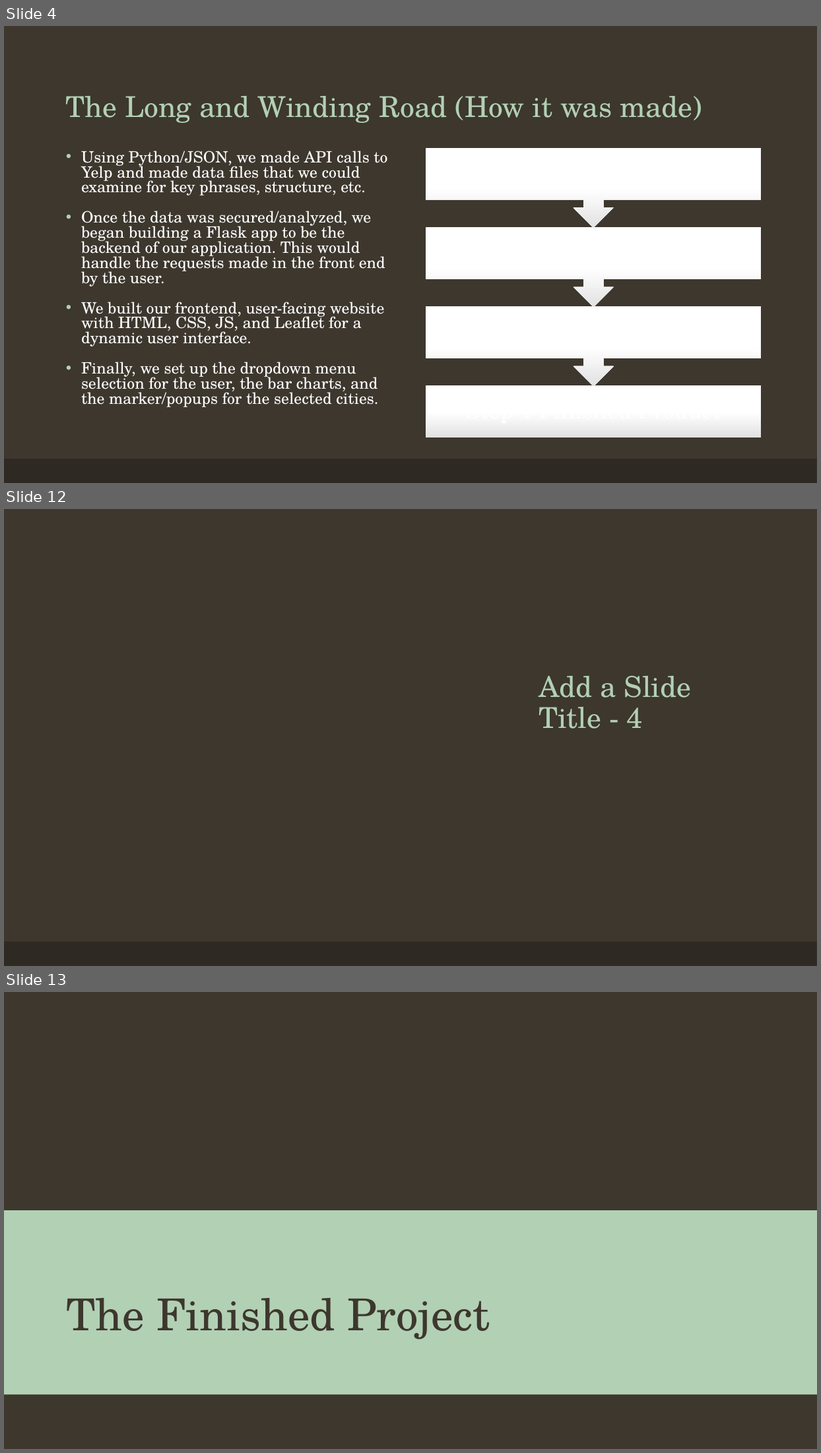
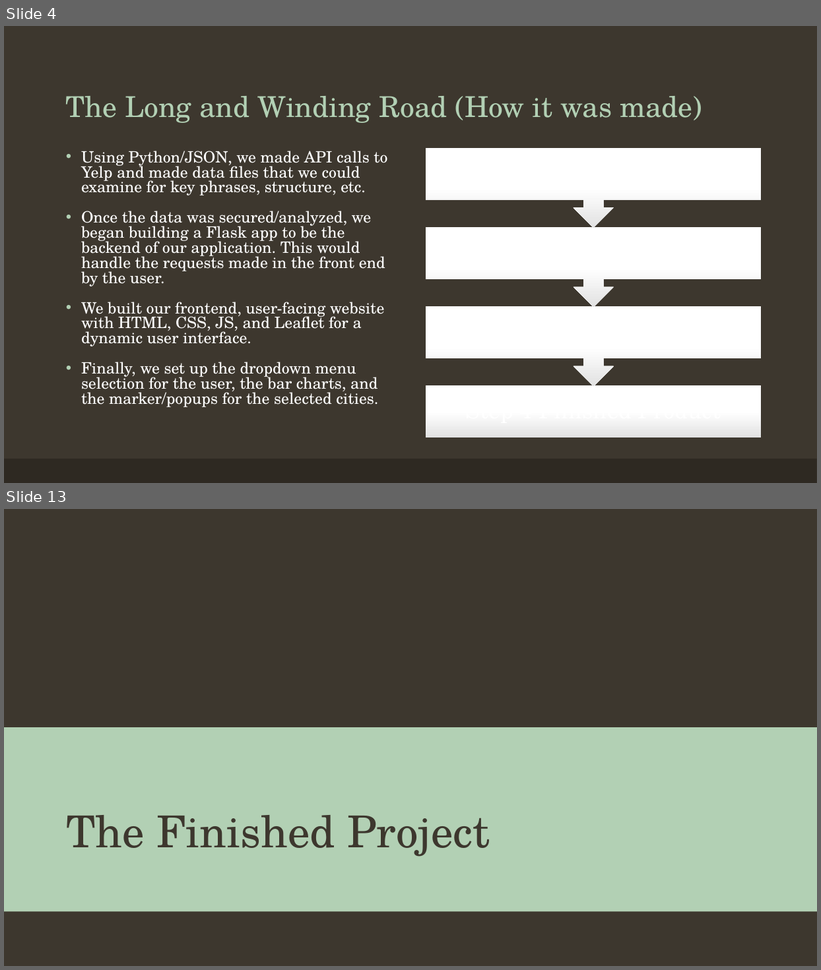
Before and after one commit to hannahdoby/project-3, a slide deck: YelpForTravelHelp.pptx. Shown one above the other, each under a label of ours: slides 4, 12 and 13 before the commit, slides 4 and 13 after it; the slides between them are not shown. The pictures are 821x1453 and 821x970 pixels, drawn with LibreOffice and Linux fonts; fonts in the diff are those of the drawing; background and template pictures are left out. Boxes give left, top, right and bottom in pixels: in the first picture for what was removed or moved away, otherwise in the second. Text is boxed around its words. In the diff, an @@ line names an element or a change of style, - is before the commit and + after.

```diff
--- a/YelpForTravelHelp.pptx
+++ b/YelpForTravelHelp.pptx
@@ slide 12 removed at [4, 509, 817, 966], background #3D372E; not listed: 1 template element that a slide beside it also shows @@
@@ title removed at [539, 676, 692, 729] @@
-Add a Slide Title - 4
```
Also in this commit, not shown: 4 slides changed, 5 slides added, 4 other slides removed.
